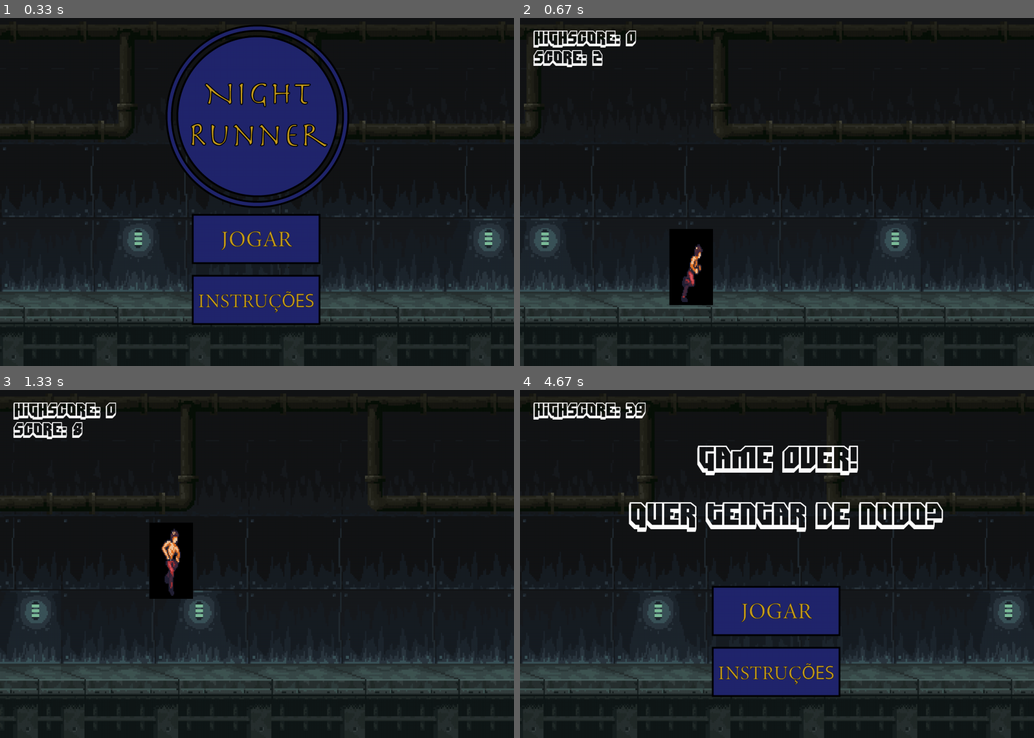
Above: before the commit, frames 1-4 (two rows, left to right).
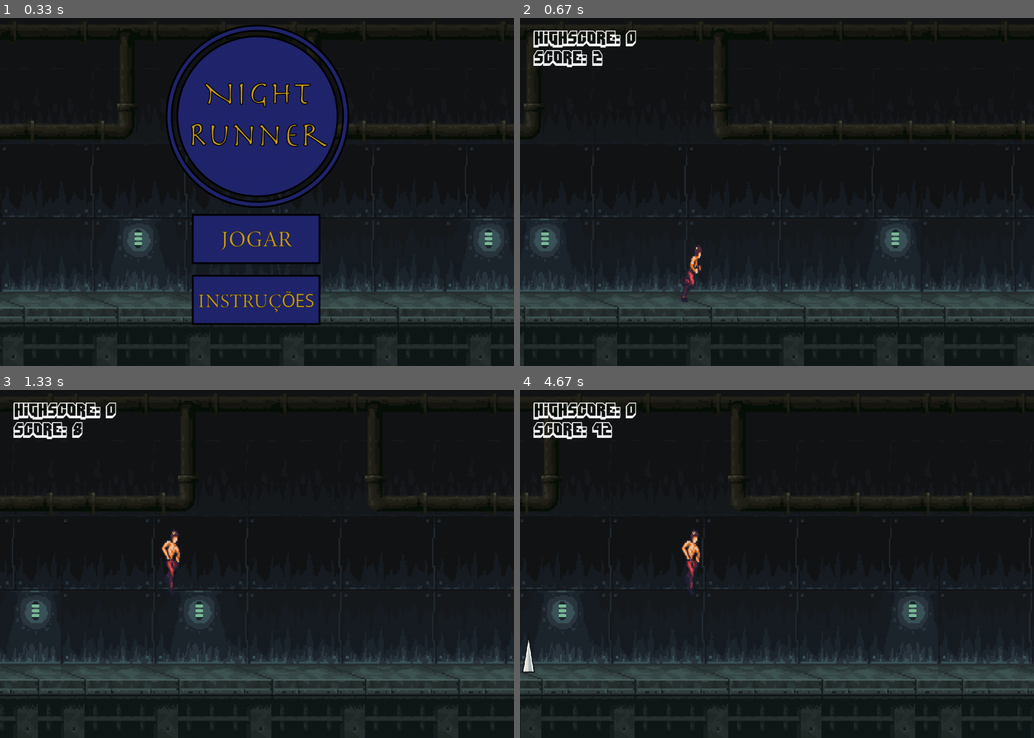
Above: after the commit, the same moments.

Repository: rodme02/ProjetoFinal_DesSoft
Game: pygame game, started from pygame_projetofinal.py
The game is run twice, just before and just after one commit, with the same random seed, the same clock (stepped at 60 frames per second) and the same inputs.
Inputs (mouse positions are in pixels of both pictures, inside the frame that each line leads up to):
- Up to frame 1 (0.33 s): no input
- Up to frame 2 (0.67 s): click (777, 237) at 0.38 s
- Up to frame 3 (1.33 s): hold Up 0.67-1.13 s; hold Up from 1.17 s (still down)
- Up to frame 4 (4.67 s): release Up at 1.53 s; hold Up 1.57-1.87 s; hold Up 1.9-2.27 s; hold Up 2.3-2.6 s; hold Up 2.63-3 s; hold Up 3.03-3.33 s; hold Up 3.37-3.73 s; hold Up 3.77-4.07 s; hold Up 4.1-4.47 s; hold Up from 4.5 s (still down)

Frame 1 is identical in both runs. In frame 2, 1.6% of the frame differs, in the area x 29-38%, y 60-83%; in frame 3, 0.7%; in frame 4, 15%, in the area x 0-100%, y 2-100%.

Commit message:
Resolvido o bug de transparência

Diff:
--- a/sprites.py
+++ b/sprites.py
@@ -51,7 +51,7 @@
             # Define o retângulo que contém o sprite atual
             dest_rect = pygame.Rect(x, y, sprite_width, sprite_height)
             # Cria uma imagem vazia do tamanho do sprite
-            image = pygame.Surface((sprite_width, sprite_height))
+            image = pygame.Surface((sprite_width, sprite_height), pygame.SRCALPHA)
             # Copia o sprite atual (do spritesheet) na imagem
             image.blit(spritesheet, (0, 0), dest_rect)
             sprites.append(image)
